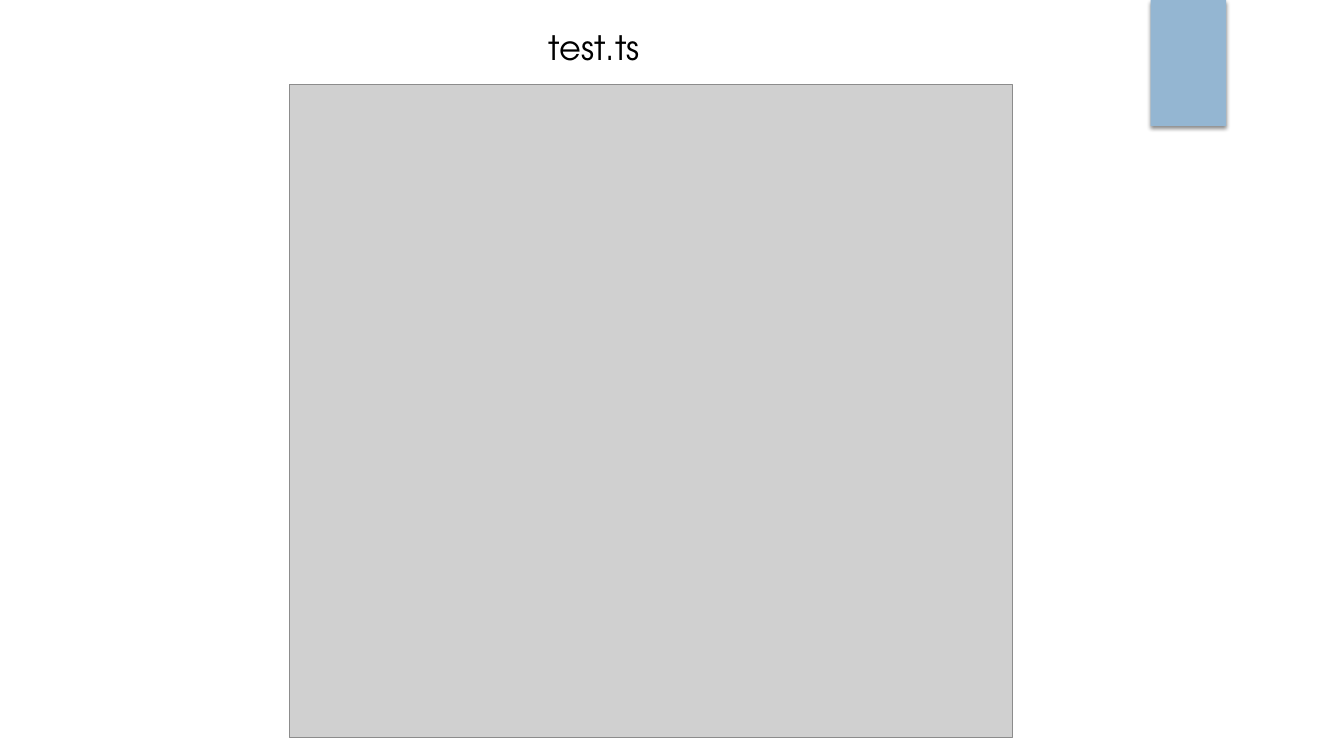
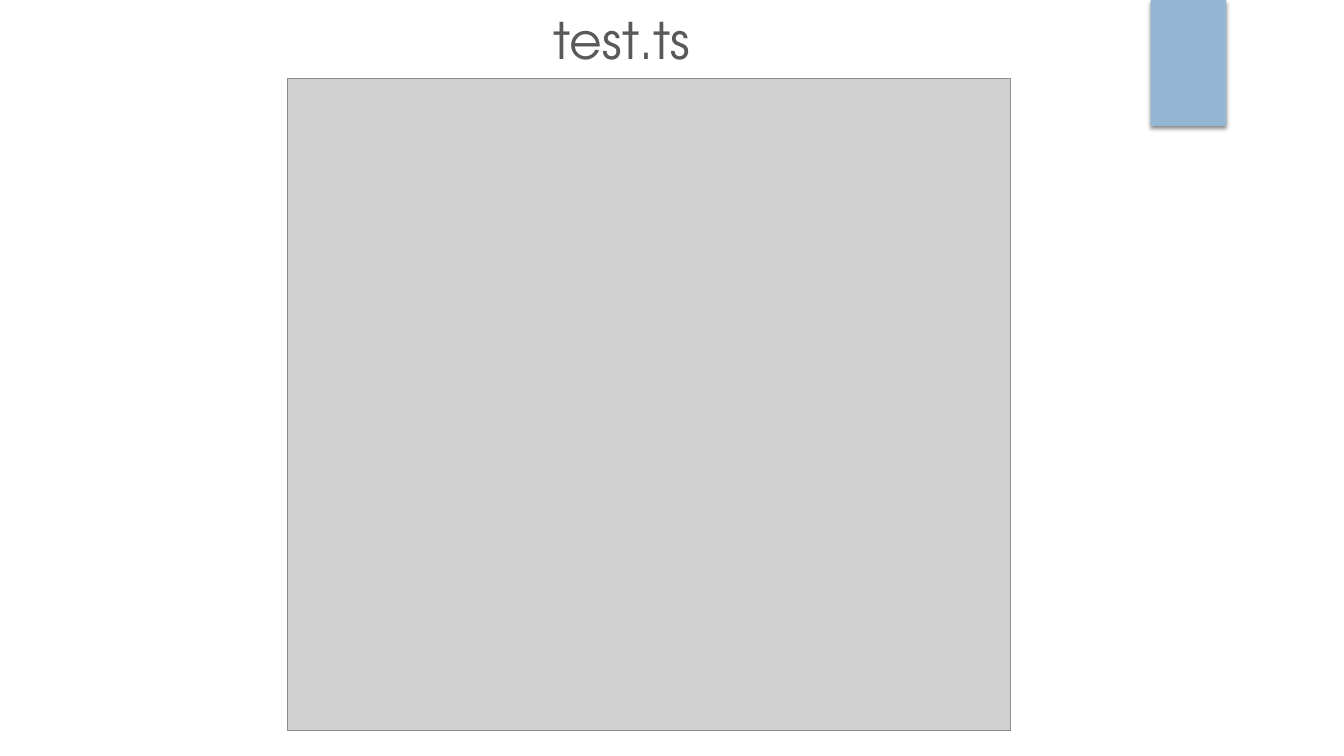
Before and after one commit to vhristov97/Prezentacija, a slide deck: slide 16 of UnitTestingFrameworks_VH_JN.pptx (slide 15 before the commit). Drawn at 1344x756 pixels with LibreOffice and Linux fonts; fonts in the diff are those of the drawing; grey boxes stand for pictures. Boxes give left, top, right and bottom in pixels: in the first picture for what was removed or moved away, otherwise in the second. Text is boxed around its words. In the diff, an @@ line names an element or a change of style, - is before the commit and + after.

```diff
--- a/UnitTestingFrameworks_VH_JN.pptx
+++ b/UnitTestingFrameworks_VH_JN.pptx
@@ title "test.ts": place and size @@
-title "test.ts" at [549, 35, 640, 61]
+title "test.ts" at [554, 21, 690, 83]
@@ title "test.ts" at [554, 21, 690, 83]: size 24 to 36 pt, text colour #000000 to #595959; vertical alignment top to middle @@
@@ picture: place and size @@
-picture at [289, 85, 1012, 738]
+picture at [287, 78, 1010, 731]
```
Also in this commit, not shown: 5 other slides changed, 2 slides added, 1 slide removed.
